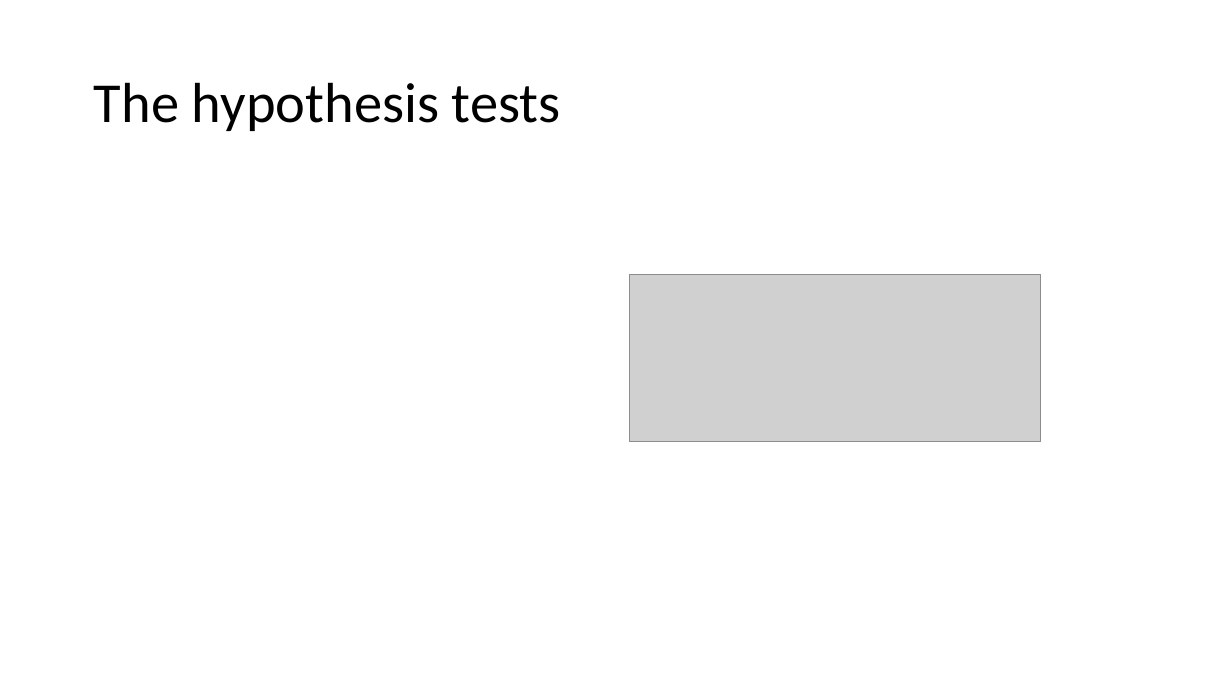
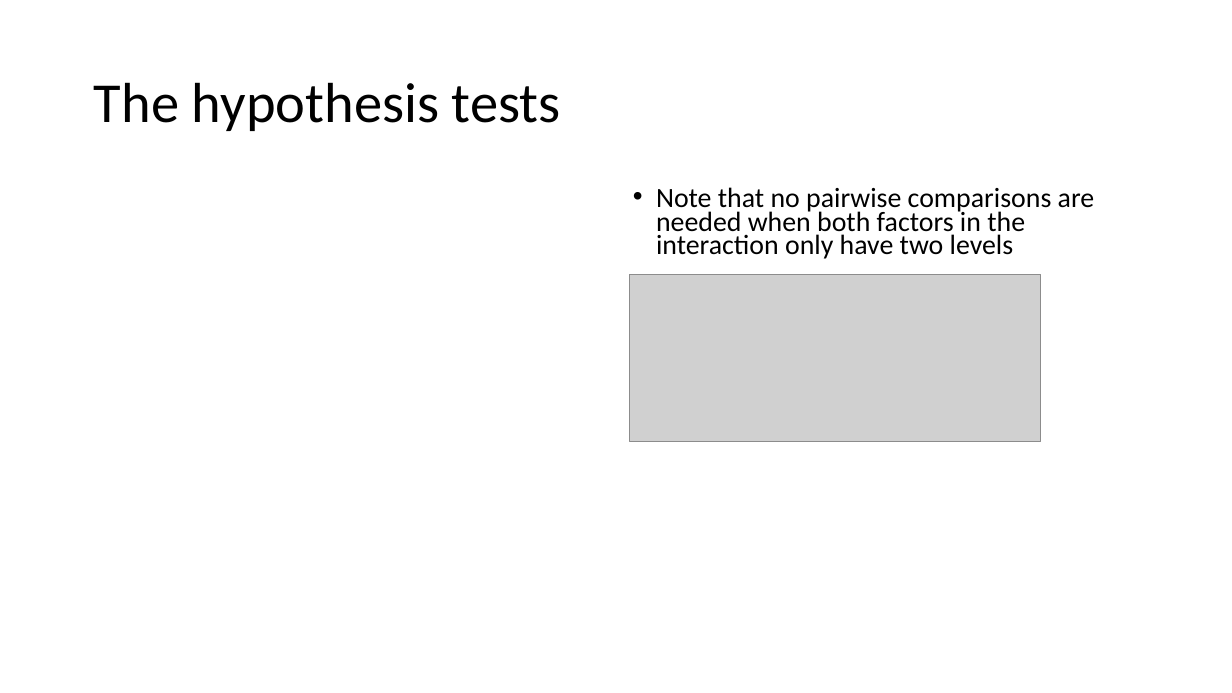
Before and after one commit to bernhardangele/BU-adv-stats, a slide deck: slide 34 of Homework 4/Homework 4 in SPSS.pptx (slide 37 before the commit). Drawn at 1232x693 pixels with LibreOffice and Linux fonts; fonts in the diff are those of the drawing; grey boxes stand for pictures. Boxes give left, top, right and bottom in pixels: in the first picture for what was removed or moved away, otherwise in the second. Text is boxed around its words. In the diff, an @@ line names an element or a change of style, - is before the commit and + after.

```diff
--- a/Homework 4/Homework 4 in SPSS.pptx
+++ b/Homework 4/Homework 4 in SPSS.pptx
@@ text added at box(656, 187, 1095, 259), 21.7 pt, text #000000 @@
+• Note that no pairwise comparisons are needed when both factors in the interaction only have two levels
```
Also in this commit, not shown: 3 slides removed, 8 other files.
